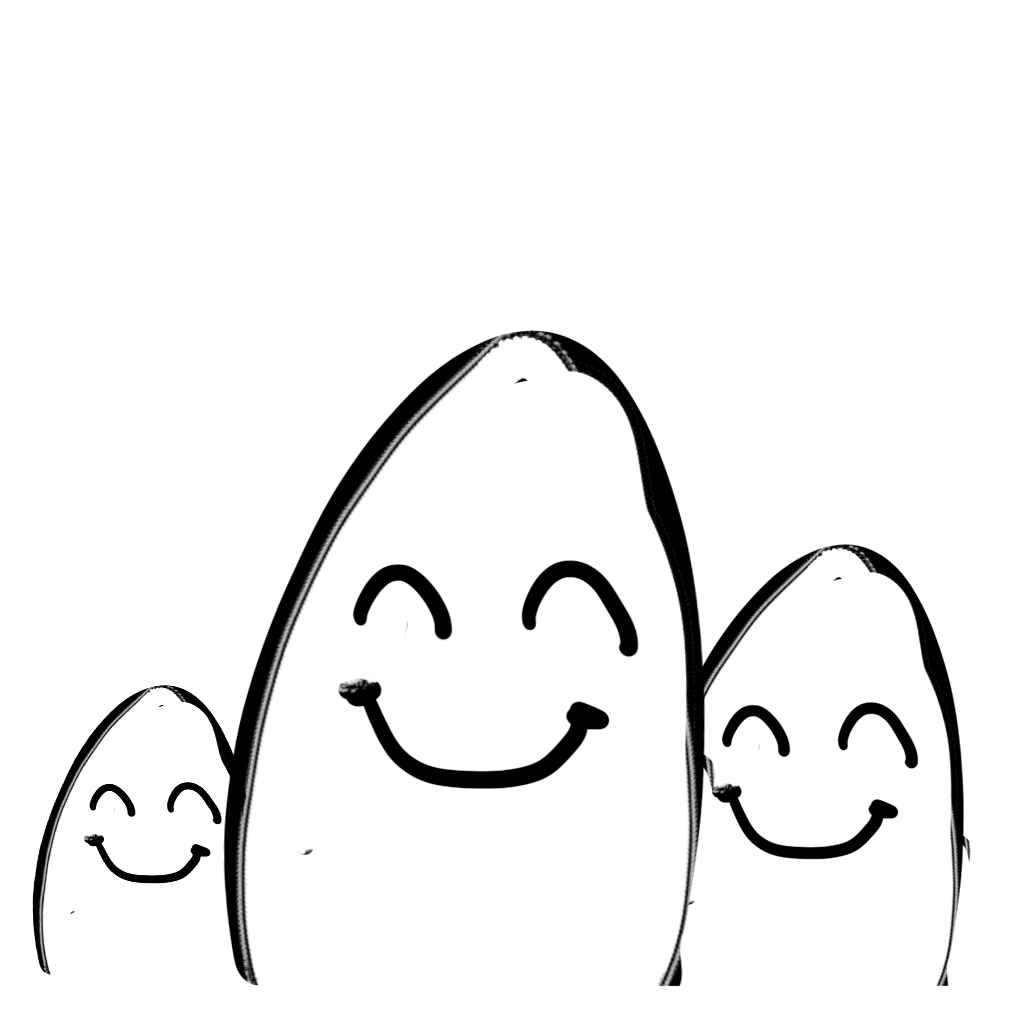
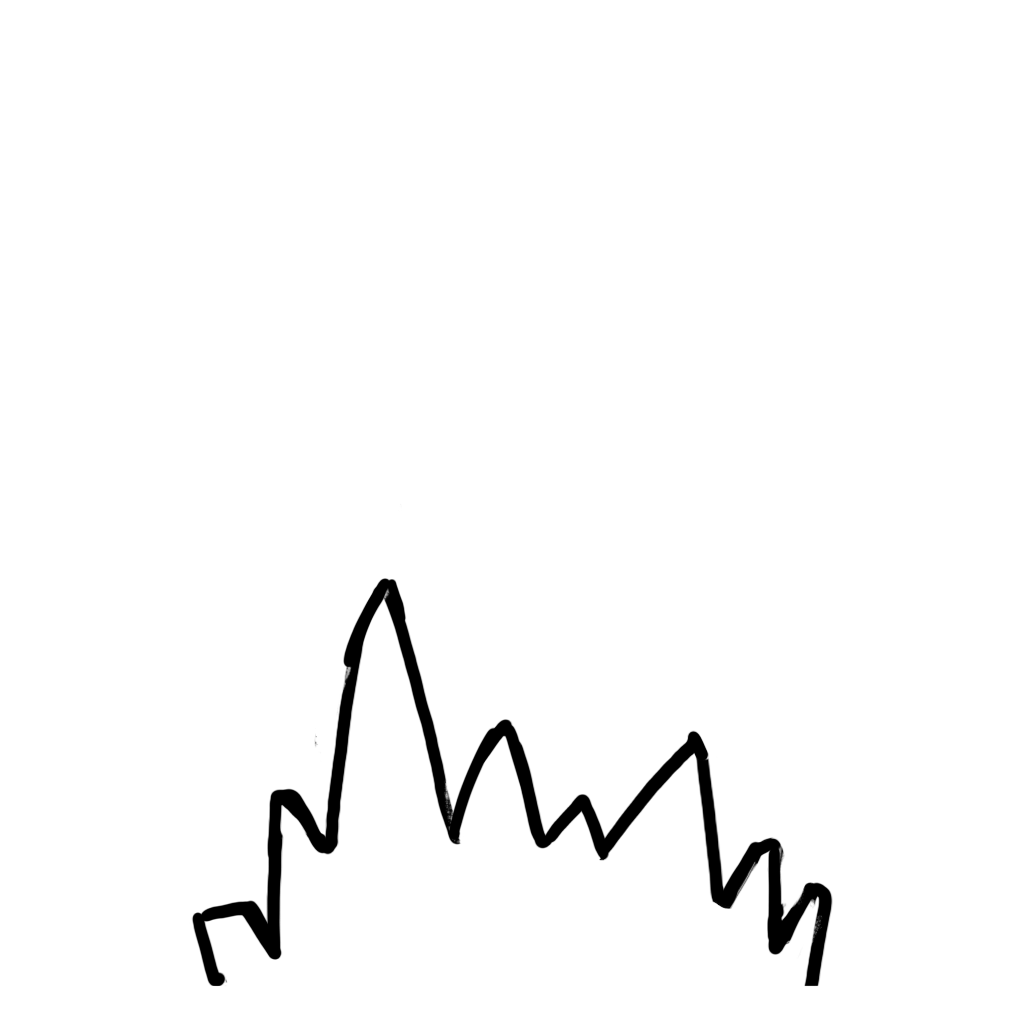
Layers edited between the first and the second 1024 × 1024 image:
moved "Groupe vidéo 1 copie 2" into group "Groupe 1" over [568,544,972,987]
moved "Groupe vidéo 1 copie 3" into group "Groupe 1" over [32,685,390,987]
moved "Groupe vidéo 1 copie" into group "Groupe 1" over [129,330,964,987]
added group "Groupe 2" with 28 layers above "Arrière-plan" over [128,450,966,987]
added group "Groupe vidéo 1 copie 5" with 6 layers in group "Groupe 2" over [130,489,966,987]
added layer "Calque 1 copie 5" (2nd of 3, in "Groupe 2" › "Groupe vidéo 1 copie 5") in group "Groupe vidéo 1 copie 5" over [130,503,964,987]
added layer "Calque 1 copie 2" (2nd of 3, in "Groupe 2" › "Groupe vidéo 1 copie 5") in group "Groupe vidéo 1 copie 5" over [131,581,964,987]
added layer "Calque 1 copie 6" (2nd of 3, in "Groupe 2" › "Groupe vidéo 1 copie 5") in group "Groupe vidéo 1 copie 5" over [159,584,966,987]
added layer "Calque 1 copie 4" (2nd of 3, in "Groupe 2" › "Groupe vidéo 1 copie 5") in group "Groupe vidéo 1 copie 5" over [213,584,965,987]
added layer "Calque 1 copie" (2nd of 3, in "Groupe 2" › "Groupe vidéo 1 copie 5") in group "Groupe vidéo 1 copie 5" over [130,489,964,987]
added layer "Calque 1" (6th of 7, in "Groupe 2" › "Groupe vidéo 1 copie 5") in group "Groupe vidéo 1 copie 5" over [130,547,964,987]
added group "Groupe vidéo 2 copie" with 6 layers in group "Groupe 2" over [156,509,867,987]
added layer "Calque 2 copie 11" in group "Groupe vidéo 2 copie" over [158,509,850,987]
added layer "Calque 2 copie 10" in group "Groupe vidéo 2 copie" over [160,530,856,987]
added layer "Calque 2 copie 9" in group "Groupe vidéo 2 copie" over [163,509,867,987]
added layer "Calque 2 copie 8" in group "Groupe vidéo 2 copie" over [156,509,861,987]
added layer "Calque 2 copie 7" in group "Groupe vidéo 2 copie" over [156,509,854,987]
added layer "Calque 2 copie" (2nd of 3, in "Groupe 2" › "Groupe vidéo 2 copie") in group "Groupe vidéo 2 copie" over [156,509,846,987]
